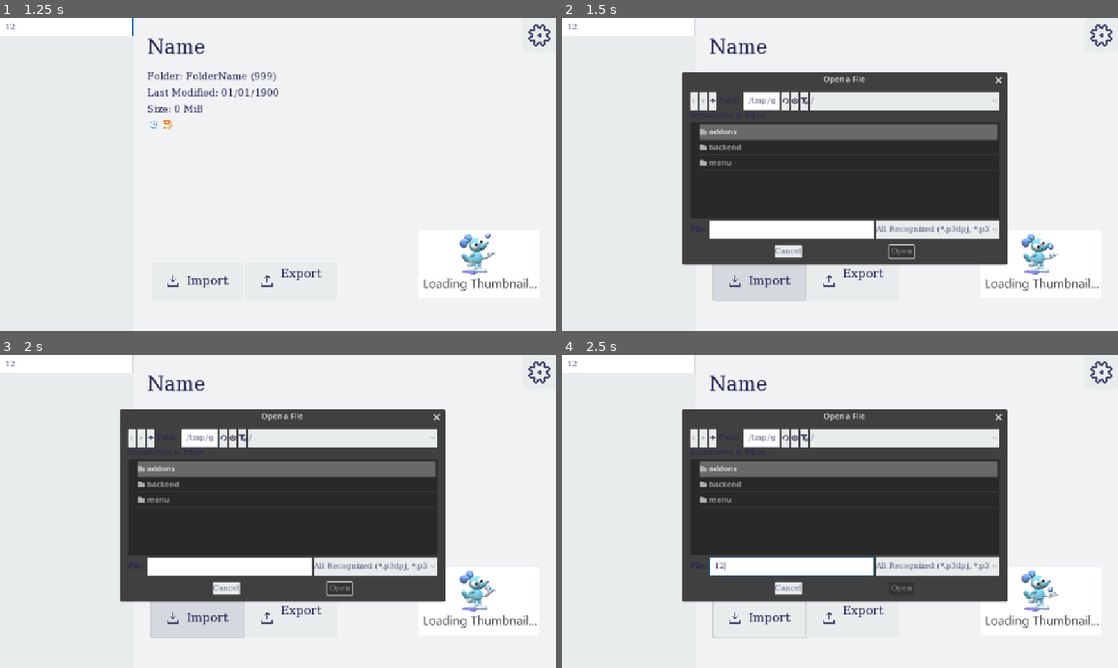
Above: before the commit, frames 1-4 (two rows, left to right).
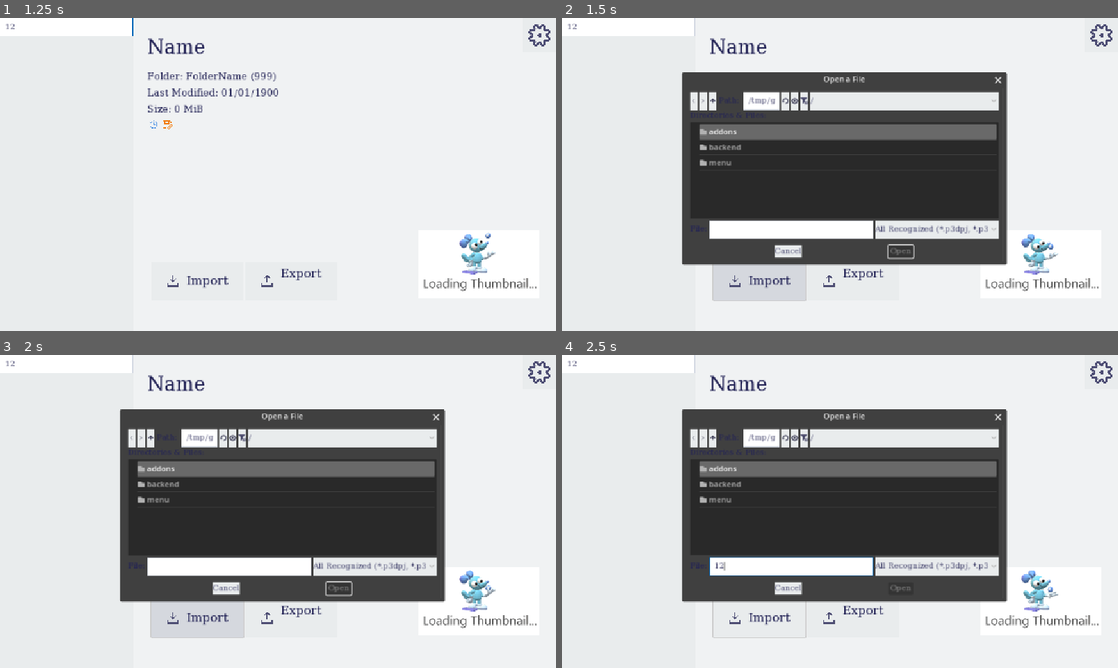
Above: after the commit, the same moments.

Repository: silkycell/Paint-3D-Project-Manager
Game: Godot game, scene res://menu/projects/projects_menu.tscn
Same seed, same stepped clock (60 frames per second), same inputs: the game is played once before the commit and once after it.
Inputs (mouse positions are in pixels of both pictures, inside the frame that each line leads up to):
- Up to frame 1 (1.25 s): click (66, 27) at 0.52 s; type "12" at 0.6 s
- Up to frame 2 (1.5 s): click (756, 280) at 1.25 s
- Up to frame 3 (2 s): no input
- Up to frame 4 (2.5 s): click (789, 567) at 2.02 s; type "12" at 2.1 s

Frame 1 is identical in both runs. In frame 2, 0.5% of the frame differs, in the area x 38-81%, y 17-79%; in frame 3, 0.5%; in frame 4, 0.5%.

Commit message:
I am tired of your Whining.

Diff:
--- a/project.godot
+++ b/project.godot
@@ -24,6 +24,11 @@
 ProjectsJsonAPI="*res://backend/projects/projects_json_api.gd"
 GlobalSignalHandler="*res://backend/global_signal_handler.gd"
 
+[debug]
+
+gdscript/warnings/unused_signal=0
+gdscript/warnings/narrowing_conversion=0
+
 [display]
 
 window/subwindows/embed_subwindows=false
